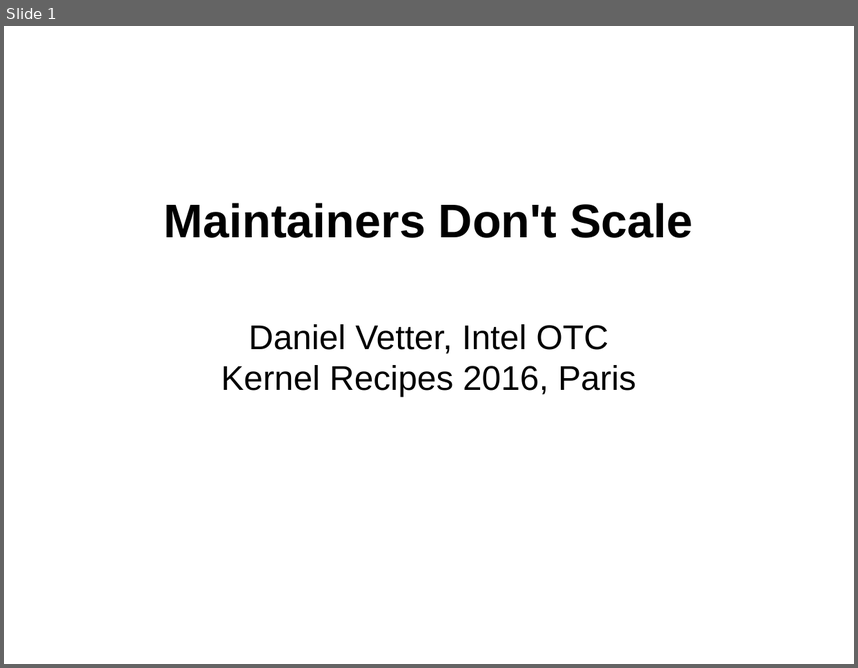
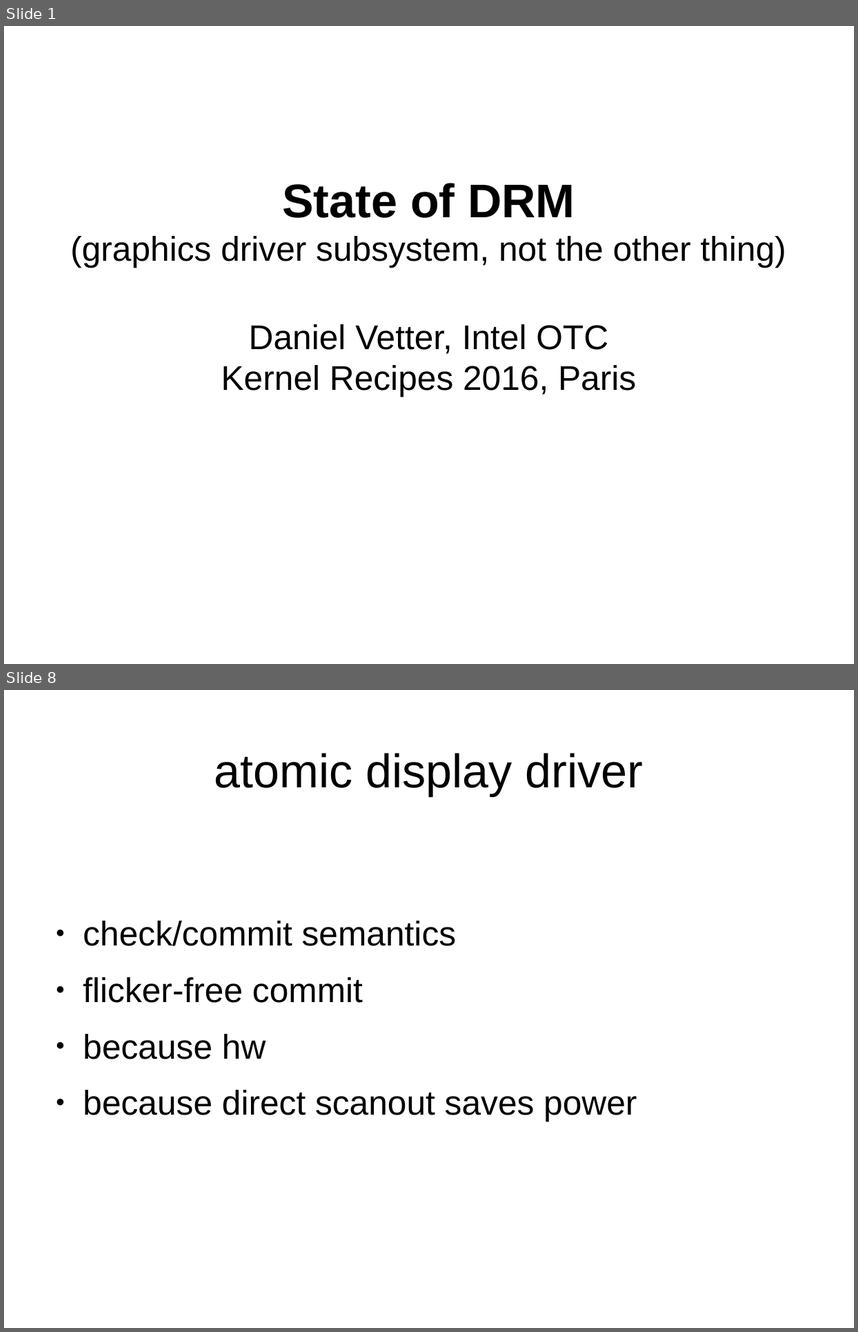
Before and after one commit to danvet/danvet.github.io, a slide deck: slides/kernel-recipes-2016-state-of-drm.odp. Shown one above the other, each under a label of ours: slide 1 before the commit, slides 1 and 8 after it; the slides between them are not shown. The pictures are 858x668 and 858x1332 pixels, drawn with LibreOffice and Linux fonts; fonts in the diff are those of the drawing. Boxes give left, top, right and bottom in pixels: in the first picture for what was removed or moved away, otherwise in the second. Text is boxed around its words. In the diff, an @@ line names an element or a change of style, - is before the commit and + after.

```diff
--- a/slides/kernel-recipes-2016-state-of-drm.odp
+++ b/slides/kernel-recipes-2016-state-of-drm.odp
@@ slide 8 added at bbox=[4, 690, 854, 1328], background #FFFFFF @@
@@ title added at bbox=[214, 753, 644, 796], 44 pt, text #000000 @@
+atomic display driver
@@ text added at bbox=[83, 920, 637, 1121], 32 pt, text #000000 @@
+● check/commit semantics
+● flicker-free commit
+● because hw
+● because direct scanout saves power
@@ slide 1 changed as well @@
@@ title at bbox=[70, 183, 786, 267]: text changed; size 44 to 32 pt; bold off @@
-Maintainers Don't Scale
+State of DRM
+(graphics driver subsystem, not the other thing)
```
Also in this commit, not shown: 1 other slide changed, 18 other slides added, 10 slides removed, 1 other file.
